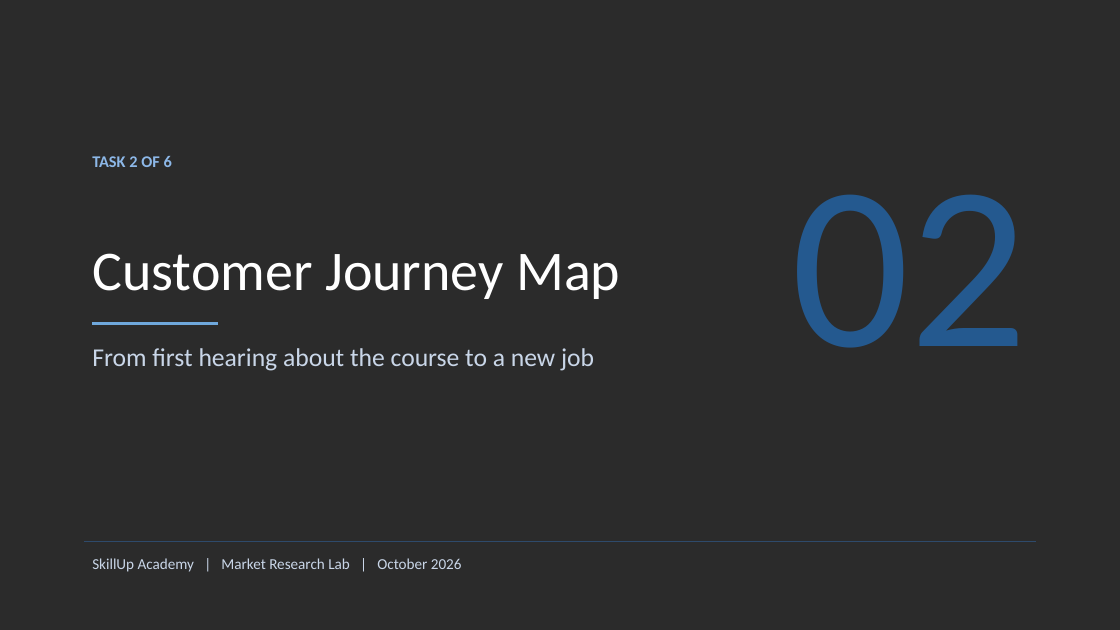
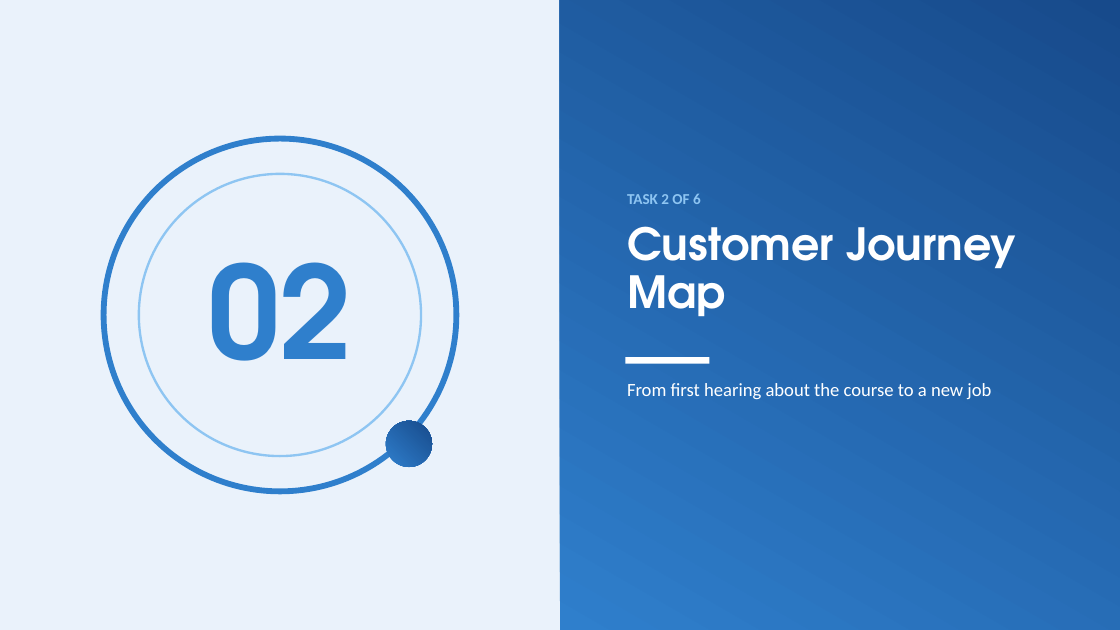
Before and after one commit to BadboyVee/BlackHoleeee, a slide deck: slide 8 of capstone/Customer_Analysis.pptx. Drawn at 1120x630 pixels with LibreOffice and Linux fonts; fonts in the diff are those of the drawing; background and template pictures are left out; a plain dark background stands for a picture behind light text. Boxes give left, top, right and bottom in pixels: in the first picture for what was removed or moved away, otherwise in the second. Text is boxed around its words. In the diff, an @@ line names an element or a change of style, - is before the commit and + after.

```diff
--- a/capstone/Customer_Analysis.pptx
+++ b/capstone/Customer_Analysis.pptx
@@ background picture (left out) to #FFFFFF @@
@@ rectangle added at (0,0,560,630), fill #EAF2FB @@
@@ rectangle added at (560,0,1120,630), fill gradient #2F7FCC to #174A8B @@
@@ ellipse added at (103,139,456,492), outline #2F7FCC 5 pt @@
@@ ellipse added at (139,174,421,456), outline #8EC5F2 2 pt @@
@@ text "TASK 2 OF 6": place and size @@
-text "TASK 2 OF 6" at (92,156,172,167)
+text "TASK 2 OF 6" at (627,194,701,204)
@@ text "TASK 2 OF 6" at (627,194,701,204): size 14 to 13 pt, text colour #8DB8E8 to #8EC5F2 @@
@@ text "02": place and size @@
-text "02" at (791,194,1027,348)
+text "02" at (208,262,352,361)
@@ text "02" at (208,262,352,361): size 200 to 110 pt, font Calibri to TeX Gyre Adventor, text colour #24598F to #2F7FCC, bold on; alignment right to centre @@
@@ title "Customer Journey Map": place and size @@
-title "Customer Journey Map" at (92,253,620,299)
+title "Customer Journey Map" at (627,226,1016,317)
@@ title "Customer Journey Map" at (627,226,1016,317): size 48 to 38 pt, font Calibri to TeX Gyre Adventor, bold on; vertical alignment bottom to top @@
@@ line removed from (92, 323) to (218, 323) @@
@@ rectangle added at (626,357,710,364), fill #FFFFFF @@
@@ text "From first hearing about the ...": place and size @@
-text "From first hearing about the ..." at (92,348,594,371)
+text "From first hearing about the ..." at (627,383,991,399)
@@ text "From first hearing about the ..." at (627,383,991,399): size 22 to 16 pt, text colour #C9D6E8 to #FFFFFF; line spacing 0.9 to 1; less space between paragraphs @@
@@ ellipse added at (386,421,432,467), fill gradient #2F7FCC to #174A8B @@
@@ line removed from (84, 542) to (1036, 542) @@
@@ text removed at (92,558,462,572) @@
-SkillUp Academy | Market Research Lab | October 2026
```
Also in this commit, not shown: 21 other slides changed, 8 other files.
